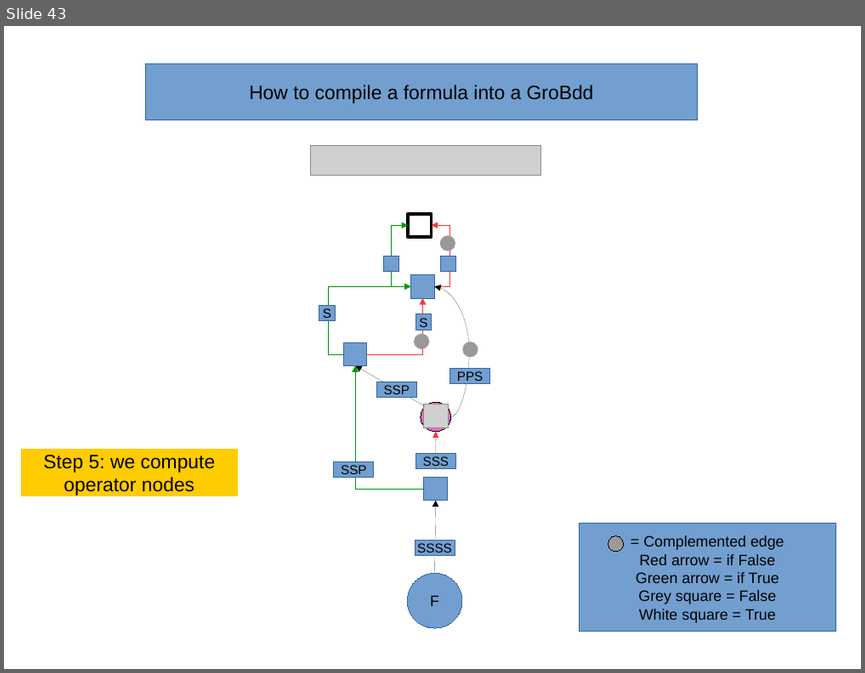
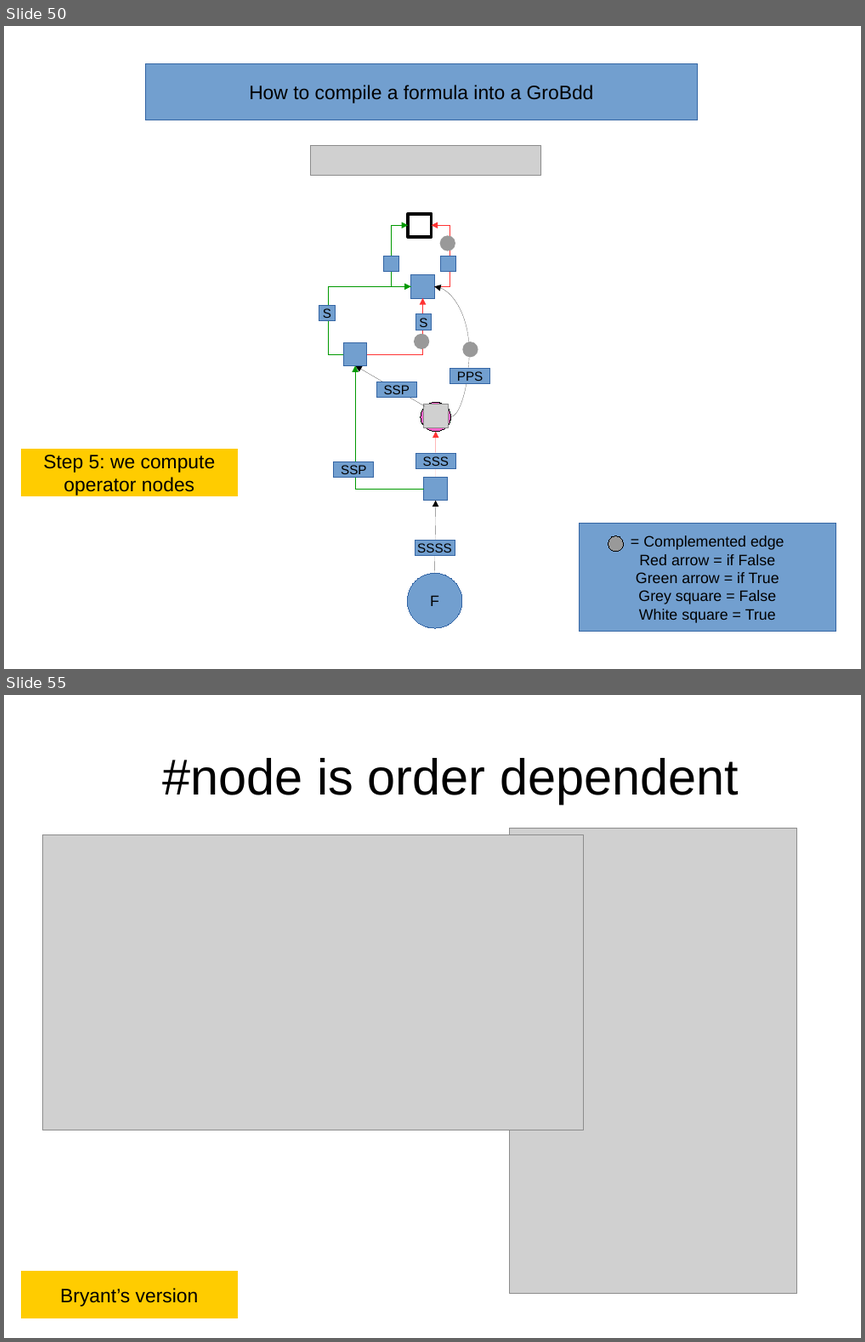
Before and after one commit to FenouilletLucas/DAGaml, a slide deck: doc/2017-04-06/GroBdd's evolution.en.odp. Shown one above the other, each under a label of ours: slide 43 before the commit, slides 50 and 55 after it; the slides between them are not shown. The pictures are 865x673 and 865x1342 pixels, drawn with LibreOffice and Linux fonts; fonts in the diff are those of the drawing; grey boxes stand for pictures. Boxes give left, top, right and bottom in pixels: in the first picture for what was removed or moved away, otherwise in the second. Text is boxed around its words. In the diff, an @@ line names an element or a change of style, - is before the commit and + after.

```diff
--- a/doc/2017-04-06/GroBdd's evolution.en.odp
+++ b/doc/2017-04-06/GroBdd's evolution.en.odp
@@ slide 55 added at (x1=4, y1=695, x2=861, y2=1338), background #FFFFFF @@
@@ title added at (x1=163, y1=758, x2=738, y2=803), 46.8 pt, text #000000 @@
+  #node is order dependent
@@ picture added at (x1=43, y1=835, x2=583, y2=1130) @@
@@ picture added at (x1=510, y1=828, x2=797, y2=1293) @@
@@ rectangle added at (x1=21, y1=1271, x2=237, y2=1318), fill #FFCC00, outline #FFCC00 0 pt, 18 pt, text #000000 @@
+Bryant’s version
@@ what was slide 43 is now slide 50 @@
```
Also in this commit, not shown: 3 slides changed, 16 other slides added, 2 slides removed, 32 other files.
